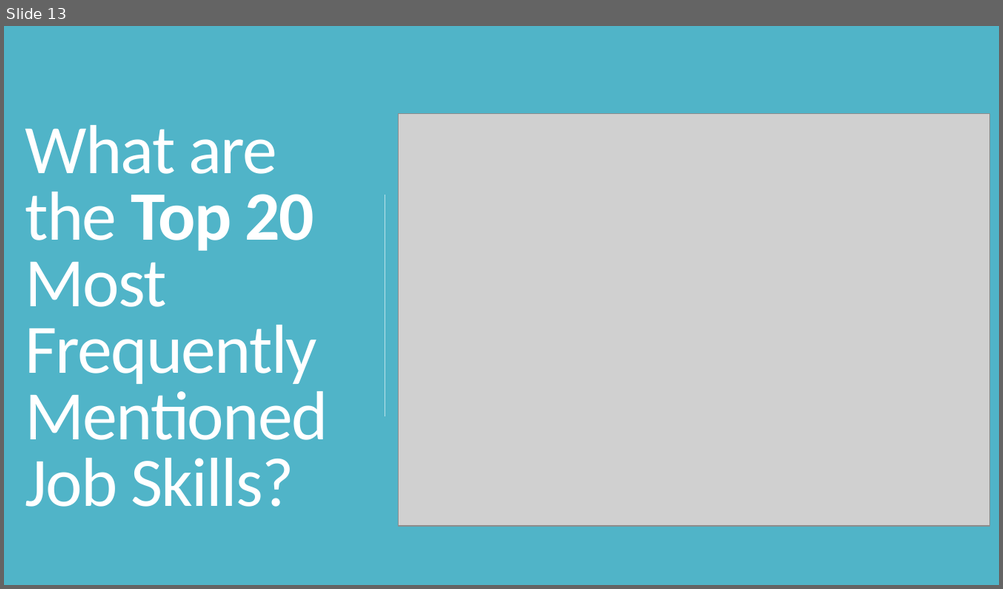
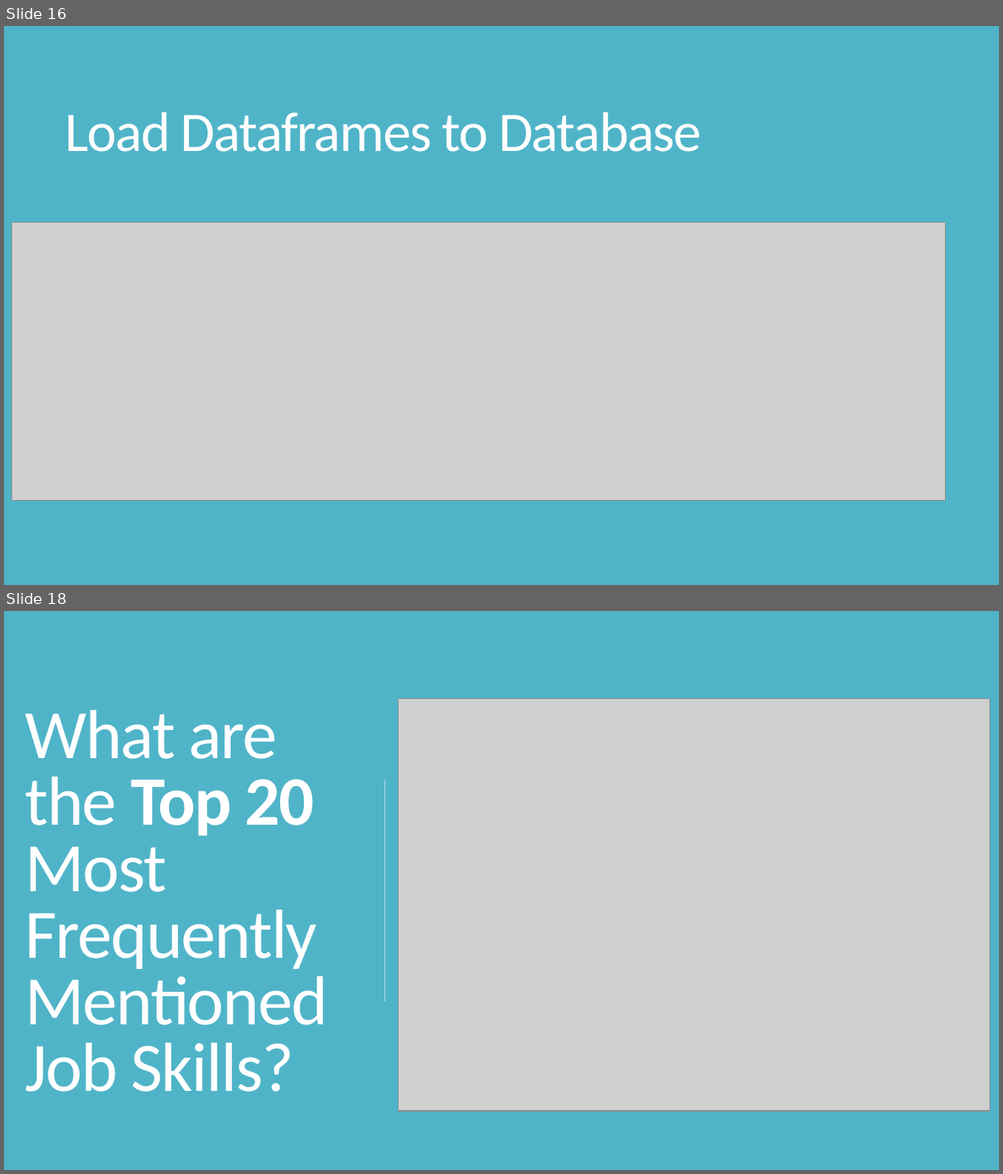
Before and after one commit to JAbinette/CUNY-607-Project-3-Data-Science-Skills, a slide deck: 00 - Presentation - What Data Science skills are most valued.pptx. Shown one above the other, each under a label of ours: slide 13 before the commit, slides 16 and 18 after it; the slides between them are not shown. The pictures are 1003x589 and 1003x1174 pixels, drawn with LibreOffice and Linux fonts; fonts in the diff are those of the drawing; grey boxes stand for pictures. Boxes give left, top, right and bottom in pixels: in the first picture for what was removed or moved away, otherwise in the second. Text is boxed around its words. In the diff, an @@ line names an element or a change of style, - is before the commit and + after.

```diff
--- a/00 - Presentation - What Data Science skills are most valued.pptx
+++ b/00 - Presentation - What Data Science skills are most valued.pptx
@@ slide 16 added at <box>4,26,999,585</box>, background #50B4C8 @@
@@ title added at <box>65,112,701,152</box>, 54 pt, text #FFFFFF @@
+Load Dataframes to Database
@@ picture added at <box>11,223,945,501</box> @@
@@ what was slide 13 is now slide 18 @@
```
Also in this commit, not shown: 2 slides changed, 4 other slides added.
